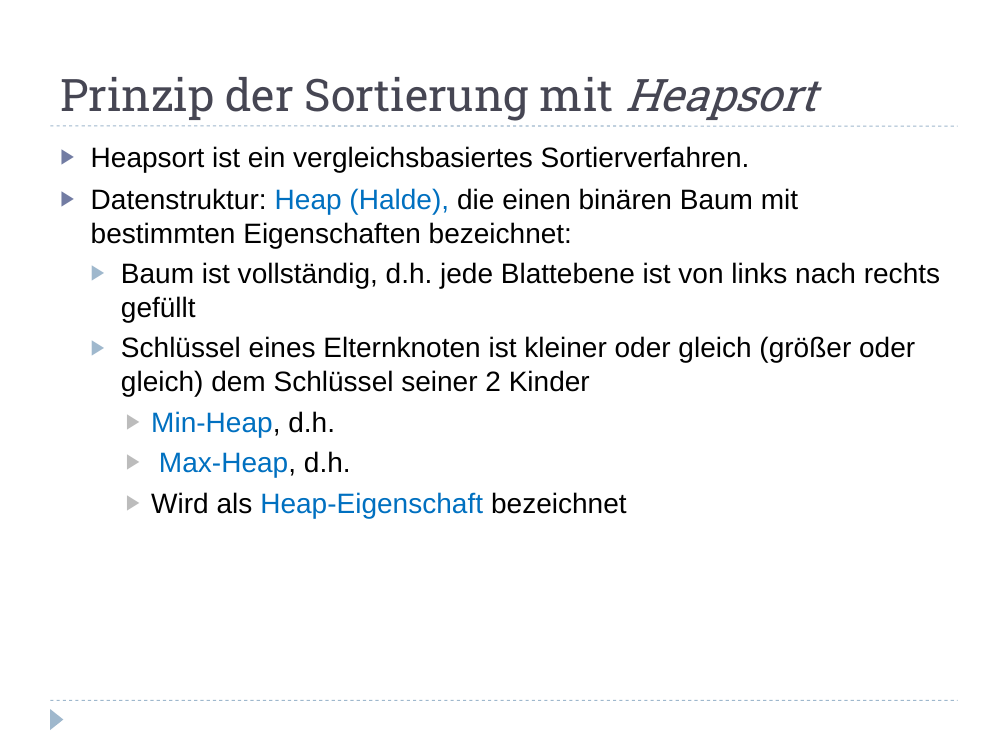
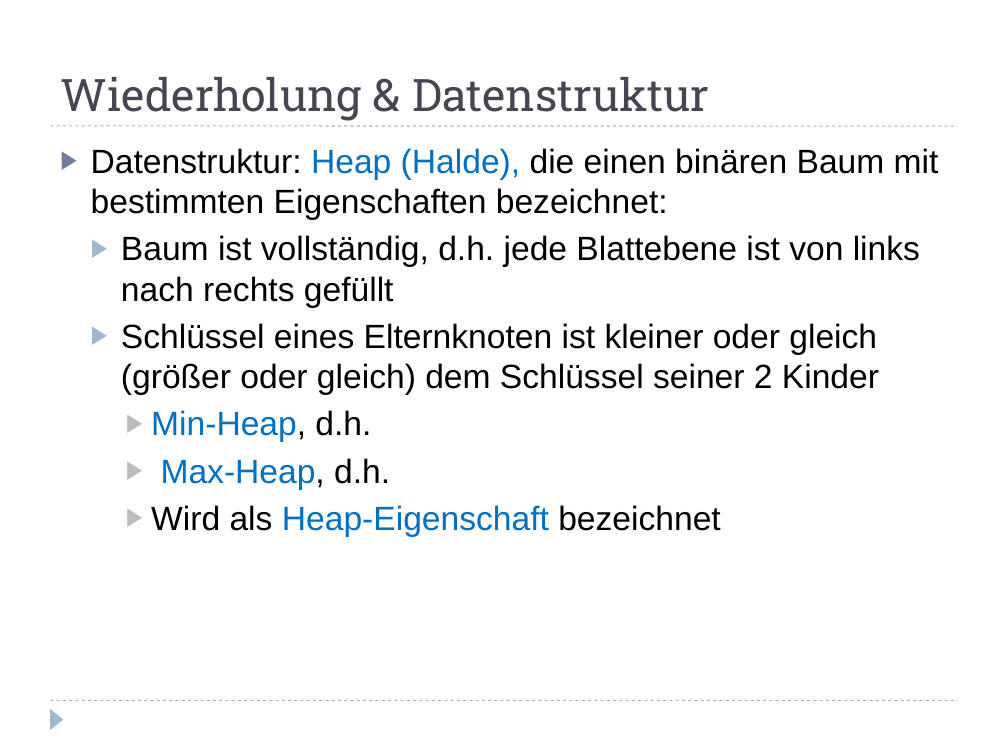
Before and after one commit to hienng/Heapsort, a slide deck: slide 7 of Sortieren mit Halde.odp (slide 3 before the commit). Drawn at 1008x756 pixels with LibreOffice and Linux fonts; fonts in the diff are those of the drawing. Boxes give left, top, right and bottom in pixels: in the first picture for what was removed or moved away, otherwise in the second. Text is boxed around its words. In the diff, an @@ line names an element or a change of style, - is before the commit and + after.

```diff
--- a/Sortieren mit Halde.odp
+++ b/Sortieren mit Halde.odp
@@ title at (x1=60, y1=77, x2=709, y2=121): text changed @@
-Prinzip der Sortierung mit Heapsort
+Wiederholung & Datenstruktur
@@ text "Datenstruktur: Heap (Halde), die einen ..." at (x1=91, y1=148, x2=939, y2=537): size 20 to 24 pt @@
@@ text at (x1=91, y1=146, x2=750, y2=172): paragraph removed @@
-▶ Heapsort ist ein vergleichsbasiertes Sortierverfahren.
```
Also in this commit, not shown: 13 other slides changed, 12 slides added, 2 other files.
